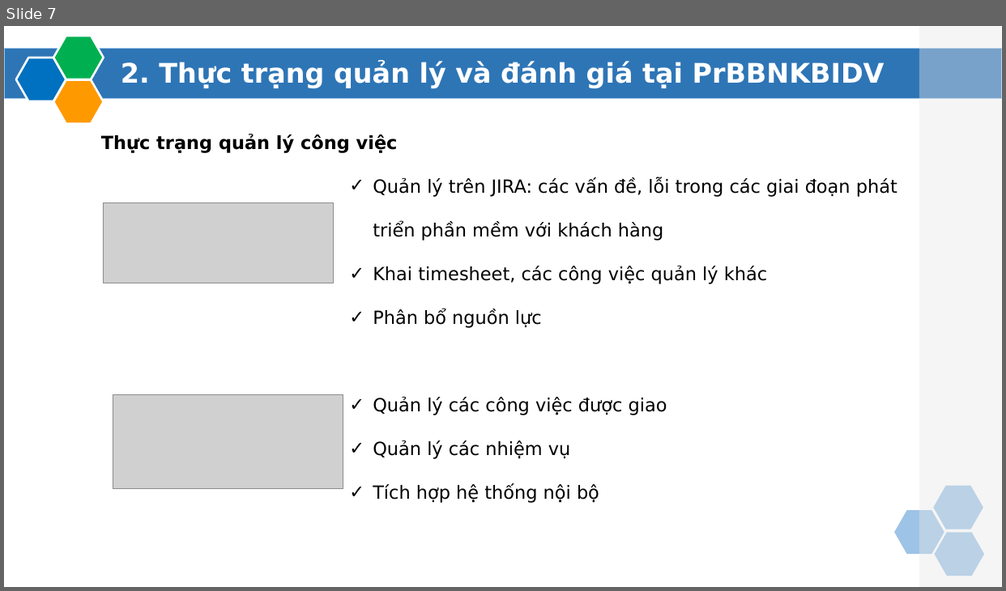
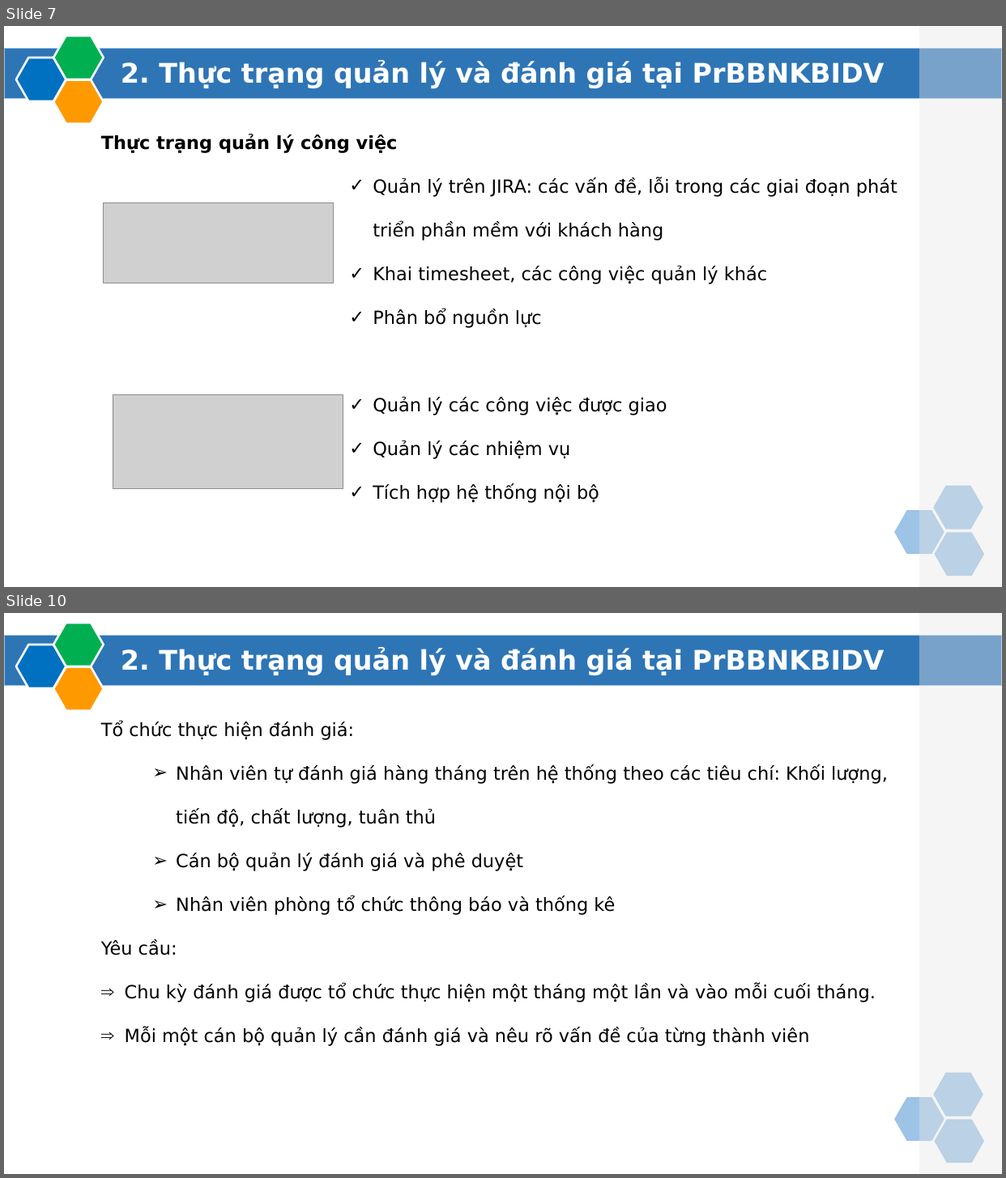
Before and after one commit to sonnc/LuanVan_SonNC_CA190141, a slide deck: LvThs.PPTX. Shown one above the other, each under a label of ours: slide 7 before the commit, slides 7 and 10 after it; the slides between them are not shown. The pictures are 1006x591 and 1006x1178 pixels, drawn with LibreOffice and Linux fonts; fonts in the diff are those of the drawing; grey boxes stand for pictures; background and template pictures are left out. Boxes give left, top, right and bottom in pixels: in the first picture for what was removed or moved away, otherwise in the second. Text is boxed around its words. In the diff, an @@ line names an element or a change of style, - is before the commit and + after.

```diff
--- a/LvThs.PPTX
+++ b/LvThs.PPTX
@@ slide 10 added at [4,613,1002,1174], background #FFFFFF; not listed: 8 template elements that a slide beside it also shows @@
@@ text added at [121,648,884,676], 26 pt, text #FFFFFF, bold @@
+2. Thực trạng quản lý và đánh giá tại PrBBNKBIDV
@@ text added at [101,721,888,1046], 17.6 pt, text #000000 @@
+Tổ chức thực hiện đánh giá:
+➢ Nhân viên tự đánh giá hàng tháng trên hệ thống theo các tiêu chí: Khối lượng, tiến độ, chất lượng, tuân thủ
+➢ Cán bộ quản lý đánh giá và phê duyệt
+➢ Nhân viên phòng tổ chức thông báo và thống kê
+Yêu cầu:
+⇒ Chu kỳ đánh giá được tổ chức thực hiện một tháng một lần và vào mỗi cuối tháng.
+⇒ Mỗi một cán bộ quản lý cần đánh giá và nêu rõ vấn đề của từng thành viên
```
Also in this commit, not shown: 13 slides changed, 16 other slides added, 4 slides removed, 47 other files.
